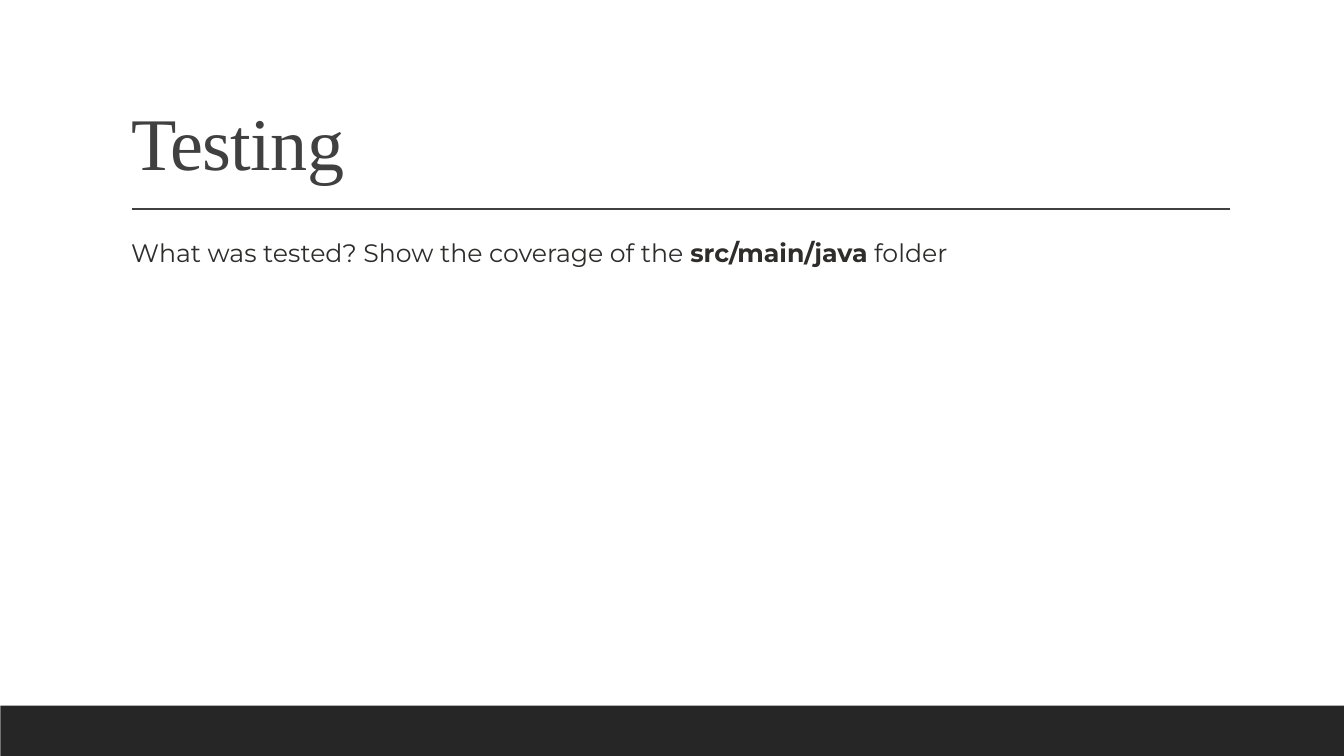
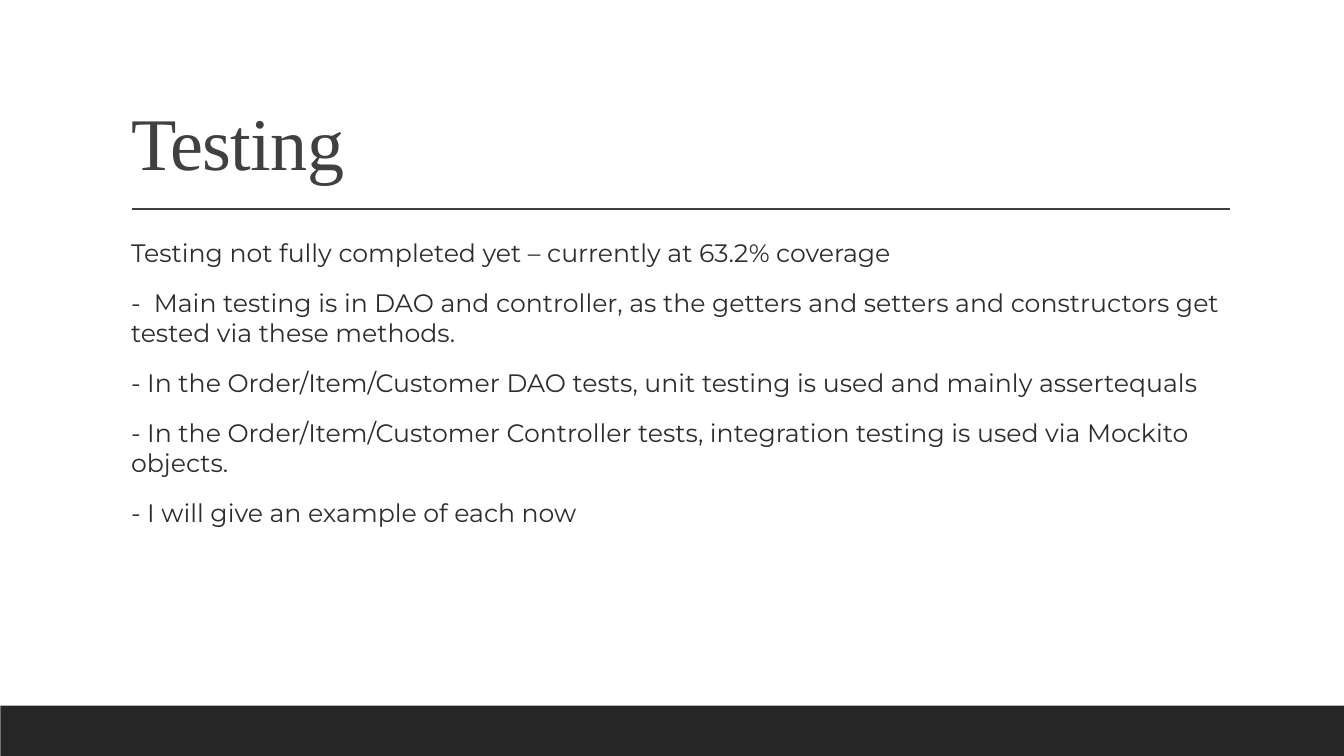
Before and after one commit to jadewfoster/IMS-22JulyEnable3, a slide deck: slide 9 of documentation/Fundamental Project (IMS) Presentation.pptx (slide 6 before the commit). Drawn at 1344x756 pixels with LibreOffice and Linux fonts; fonts in the diff are those of the drawing. Boxes give left, top, right and bottom in pixels: in the first picture for what was removed or moved away, otherwise in the second. Text is boxed around its words. In the diff, an @@ line names an element or a change of style, - is before the commit and + after.

```diff
--- a/documentation/Fundamental Project (IMS) Presentation.pptx
+++ b/documentation/Fundamental Project (IMS) Presentation.pptx
@@ text at (131,243,1219,527): text changed @@
-  What was tested? Show the coverage of the src/main/java folder
+  Testing not fully completed yet – currently at 63.2% coverage
+  - Main testing is in DAO and controller, as the getters and setters and constructors get tested via these methods.
+  - In the Order/Item/Customer DAO tests, unit testing is used and mainly assertequals
+  - In the Order/Item/Customer Controller tests, integration testing is used via Mockito objects.
+  - I will give an example of each now
```
Also in this commit, not shown: 8 other slides changed, 15 slides added, 3 slides removed, 8 other files.
